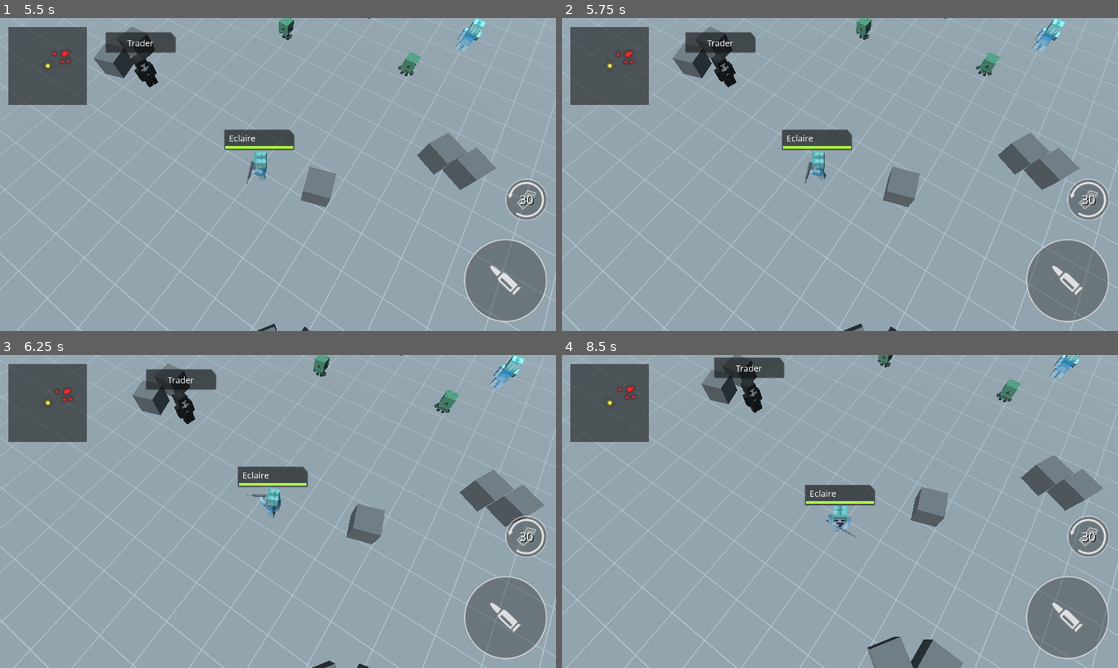
Above: before the commit, frames 1-4 (two rows, left to right).
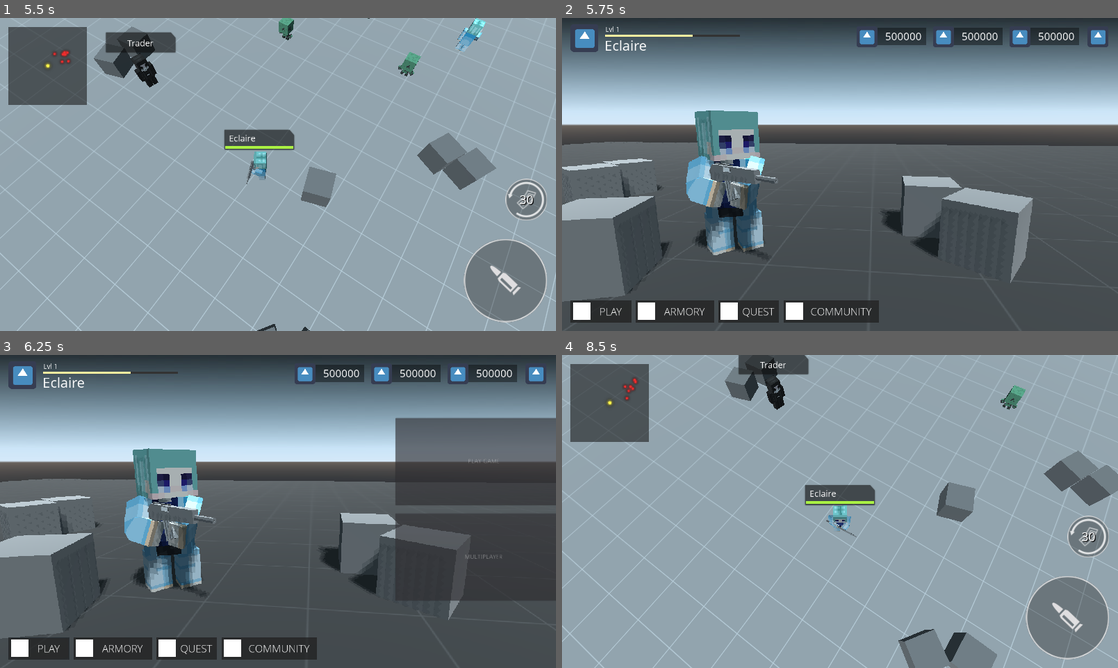
Above: after the commit, the same moments.

Repository: khairul169/PixelGunner
Game: Godot game, scene res://scenes/main_menu.tscn
Two runs of this game, one before a commit and one after it. Both use one fixed random seed, a clock stepped at 60 frames per second and the inputs below. The engine's default icon, where the game draws it, is replaced by a stand-in: a white triangle on a blue panel in a dark square.
Inputs (mouse positions are in pixels of both pictures, inside the frame that each line leads up to):
- Up to frame 1 (5.5 s): click "PLAY" at 0.5 s; click "PLAY GAME" at 1.25 s; move the mouse to (400, 158) at 2.02 s; hold D 2.03-2.75 s; hold 1 2.03-2.75 s; click (400, 158) at 2.17 s; tap Space at 2.27, 5.27 s; tap 2 at 2.3, 3.8, 5.3 s; drag from (166, 190) to (250, 237) at 2.77 s; move the mouse to (333, 105) at 3.52 s; hold D 3.53-4.25 s; hold 1 3.53-4.25 s; drag from (250, 237) to (111, 127) at 4.27 s; move the mouse to (444, 221) at 5.02 s; hold A from 5.03 s (still down); hold R from 5.03 s (still down)
- Up to frame 2 (5.75 s): keep holding A; keep holding R; tap Escape at 5.65 s
- Up to frame 3 (6.25 s): release A at 5.75 s; release R at 5.75 s; click (38, 649) at 5.75 s, where only the run after the commit has a clickable "PLAY"
- Up to frame 4 (8.5 s): click (1023, 461) at 6.5 s, where only the run after the commit has a clickable "PLAY GAME"; drag from (673, 464) to (756, 433) at 7.27 s; move the mouse to (867, 511) at 8.02 s; hold S from 8.03 s (still down); hold 2 from 8.03 s (still down); click (867, 511) at 8.17 s

Frame 1 is identical in both runs. In frame 2, 91% of the frame differs, in the area x 0-100%, y 0-100%; in frame 3, 93%; in frame 4, 10%.

Commit message:
added state manager singleton, weapon now can be switched from mainmenu

Diff:
--- a/project.godot
+++ b/project.godot
@@ -48,6 +48,10 @@
 run/main_scene="res://scenes/main_menu.tscn"
 config/icon="res://icon.png"
 
+[autoload]
+
+state_mgr="*res://scenes/singleton/state_mgr.gd"
+
 [debug]
 
 gdscript/warnings/enable=false
--- a/scenes/main_menu/armory.gd
+++ b/scenes/main_menu/armory.gd
@@ -1,8 +1,22 @@
 extends Control
+
+var weapon_list = [
+	PlayerWeapon.WEAPON_PISTOL,
+	PlayerWeapon.WEAPON_RIFLE
+];
 
 func _ready() -> void:
 	for i in $panel/container/items.get_children():
-		i.connect("pressed", self, "_test", [i]);
+		i.queue_free();
+
+	var item_scene = load("res://scenes/main_menu/armory_item.tscn");
+	for i in weapon_list:
+		var item = item_scene.instance();
+		$panel/container/items.add_child(item);
+
+		item.connect("pressed", self, "_test", [i]);
+		item.get_node('title').text = PlayerWeapon.get_weapon(i).name;
 
 func _test(item) -> void:
-	print('jajja ', item.name);
+	state_mgr.player.weapon = item;
+	#print('jajja ', item.name);
--- a/scenes/player.gd
+++ b/scenes/player.gd
@@ -75,6 +75,10 @@
 	# spawn player
 	spawn(Vector3.ZERO + Vector3(0, 1, 0));
 
+func _input(event: InputEvent) -> void:
+	if (Input.is_key_pressed(KEY_ESCAPE)):
+		state_mgr.goto_mainmenu();
+
 func set_health(new_health: float) -> void:
 	# set player health
 	health = clamp(new_health, 0.0, health_max);
@@ -126,7 +130,11 @@
 	next_idle = 0.0;
 	anim_offset = 0;
 
-	m_attack.set_weapon(PlayerWeapon.WEAPON_RIFLE);
+	var weapon = PlayerWeapon.WEAPON_RIFLE;
+	if (state_mgr.player.weapon):
+		weapon = state_mgr.player.weapon;
+
+	m_attack.set_weapon(weapon);
 
 func _damaged(damage, attacker) -> void:
 	if (damage <= 0.0):
--- a/scenes/player/attack.gd
+++ b/scenes/player/attack.gd
@@ -157,7 +157,7 @@
 			player.find_node('rifle').show();
 
 	# update ui
-	_update_interface();
+	call_deferred('_update_interface');
 
 func _player_reset() -> void:
 	# reset vars
--- a/scenes/player/weapon.gd
+++ b/scenes/player/weapon.gd
@@ -21,6 +21,7 @@
 	# pistol
 	WEAPON_PISTOL: {
 		'wpn_class': CLASS_HG,
+		'name': 'Pistol',
 		'damage': 30.0,
 		'rof': 60,
 		'accuracy': 20.0,
@@ -32,6 +33,7 @@
 	# rifle
 	WEAPON_RIFLE: {
 		'wpn_class': CLASS_AR,
+		'name': 'Rifle',
 		'damage': 10.0,
 		'rof': 300,
 		'accuracy': 10.0,
--- /dev/null
+++ b/scenes/singleton/state_mgr.gd
@@ -0,0 +1,11 @@
+extends Node
+
+var player = {
+	'weapon': null
+};
+
+func _ready() -> void:
+	pass
+
+func goto_mainmenu() -> void:
+	get_tree().change_scene("res://scenes/main_menu.tscn");
